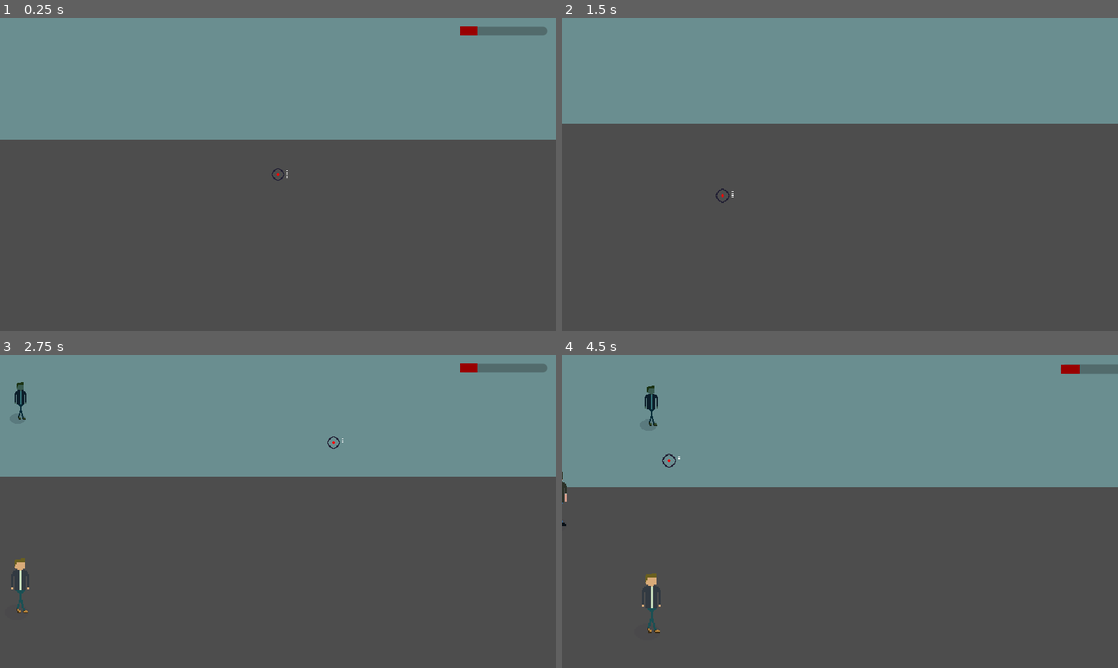
Above: before the commit, frames 1-4 (two rows, left to right).
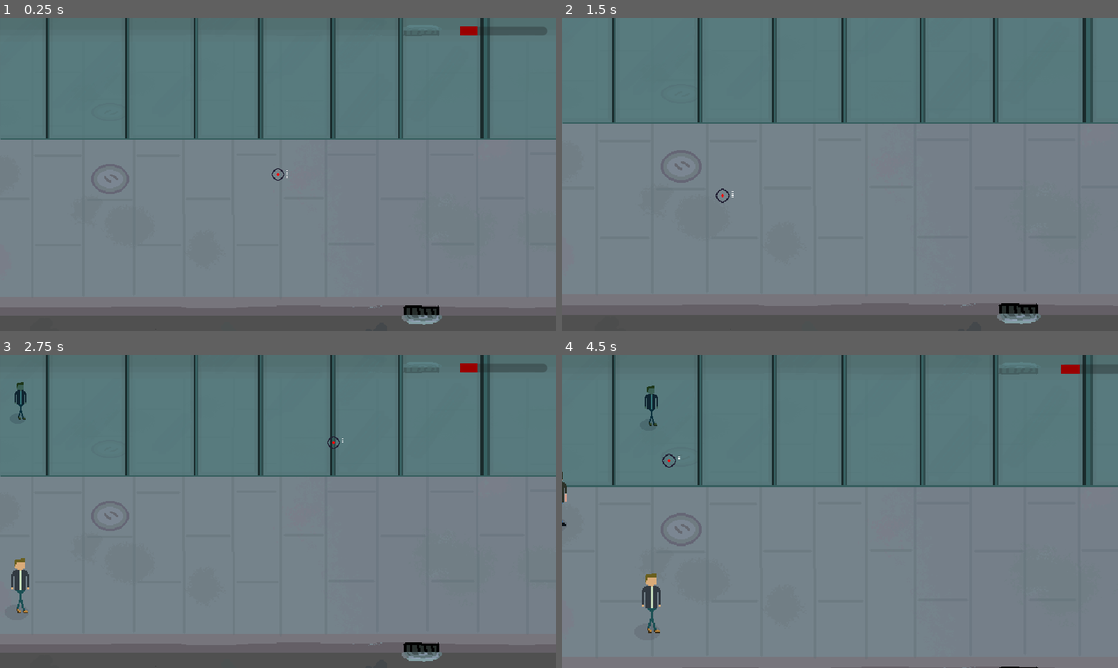
Above: after the commit, the same moments.

Repository: Niimphu/GWJ75
Game: Godot game, scene res://scenes/levels/level.tscn
Same seed, same stepped clock (60 frames per second), same inputs: the game is played once before the commit and once after it. Sound files missing from this copy of the repository are replaced by a short silence.
Inputs (mouse positions are in pixels of both pictures, inside the frame that each line leads up to):
- Up to frame 1 (0.25 s): no input
- Up to frame 2 (1.5 s): tap Enter at 0.5 s; move the mouse to (962, 158) at 0.52 s; hold D (right) 0.53-1.28 s; click (962, 158) at 0.6 s; tap Space at 1.25 s; move the mouse to (728, 190) at 1.27 s; hold Down (ui_down) from 1.28 s (still down); right-click (728, 190) at 1.35 s
- Up to frame 3 (2.75 s): tap Enter at 2 s; move the mouse to (333, 442) at 2.02 s; release Down (ui_down) at 2.03 s; hold D (right) from 2.03 s (still down); click (333, 442) at 2.1 s
- Up to frame 4 (4.5 s): move the mouse to (584, 586) at 2.77 s; release D (right) at 2.78 s; hold Up (ui_up) 2.78-3.53 s; right-click (584, 586) at 2.85 s; move the mouse to (562, 596) at 3.52 s; hold A (left) from 3.53 s (still down); click (562, 596) at 3.6 s; move the mouse to (673, 464) at 4.27 s; right-click (673, 464) at 4.35 s

The runs differ from the first frame. In frame 1, 66% of the frame differs, in the area x 0-100%, y 0-98%; in frame 2, 66%; in frame 3, 66%; in frame 4, 68%, in the area x 0-100%, y 0-100%.

Commit message:
more scenery

Diff:
--- a/scenes/levels/level.tscn
+++ b/scenes/levels/level.tscn
@@ -14,9 +14,11 @@
 [ext_resource type="Script" path="res://scenes/levels/goal.gd" id="9_ephsm"]
 [ext_resource type="AudioStream" uid="uid://034aqf6gwrqq" path="res://assets/sounds/Impact.mp3" id="9_vogts"]
 [ext_resource type="Script" path="res://scenes/ui/gun.gd" id="12_mpnxf"]
+[ext_resource type="Texture2D" uid="uid://b0e03l73cya6p" path="res://assets/images/Sidewalk2.png" id="12_pnrtp"]
 [ext_resource type="AudioStream" uid="uid://cvp3bshdolwai" path="res://assets/sounds/Impact4.mp3" id="13_5v24y"]
 [ext_resource type="AudioStream" uid="uid://de2h2nvor14rt" path="res://assets/sounds/Reload.mp3" id="13_ib133"]
 [ext_resource type="Texture2D" uid="uid://bi6p0840fhmsd" path="res://assets/images/Crosshair.png" id="13_od8b1"]
+[ext_resource type="Texture2D" uid="uid://bh2aqwlilncjm" path="res://assets/images/Windows.png" id="14_v8w1t"]
 [ext_resource type="AudioStream" uid="uid://d02ijr38072mb" path="res://assets/sounds/ReadyWeapon.mp3" id="15_6ykvs"]
 [ext_resource type="Texture2D" uid="uid://bf1tkmukeulq8" path="res://assets/images/Bullets.png" id="16_wdyo0"]
 [ext_resource type="AudioStream" uid="uid://bpwx2luw453vx" path="res://assets/sounds/Empty.mp3" id="19_dhhhc"]
@@ -142,6 +144,11 @@
 stream = ExtResource("13_5v24y")
 bus = &"SFX"
 
+[node name="Sidewalk" type="Sprite2D" parent="Game"]
+modulate = Color(0.758192, 0.758192, 0.758192, 1)
+position = Vector2(318.637, 250.758)
+texture = ExtResource("12_pnrtp")
+
 [node name="Window" type="Control" parent="Game"]
 modulate = Color(0.494118, 0.662745, 0.670588, 1)
 clip_contents = true
@@ -179,8 +186,18 @@
 position = Vector2(813, 502)
 shape = SubResource("WorldBoundaryShape2D_2c4es")
 
+[node name="SidewalkReflection" type="Sprite2D" parent="Game/Window"]
+modulate = Color(0.720467, 0.720468, 0.720467, 0.356863)
+position = Vector2(812.68, 228.851)
+scale = Vector2(1, -0.6)
+texture = ExtResource("12_pnrtp")
+
 [node name="Reflections" type="Node2D" parent="Game/Window"]
 y_sort_enabled = true
+
+[node name="WindowFrame" type="Sprite2D" parent="Game/Window"]
+position = Vector2(815.035, 300.357)
+texture = ExtResource("14_v8w1t")
 
 [node name="DifficultyTimer" type="Timer" parent="Game"]
 wait_time = 10.0
Binary file added: assets/images/Sidewalk.png
Not shown, added: assets/images/Sidewalk.png.import
Binary file added: assets/images/Sidewalk2.png
Not shown, added: assets/images/Sidewalk2.png.import
Binary file added: assets/images/Windows.png
Not shown, added: assets/images/Windows.png.import
Not shown: 1 places in scenes/levels/level.tscn that only renumber resources
